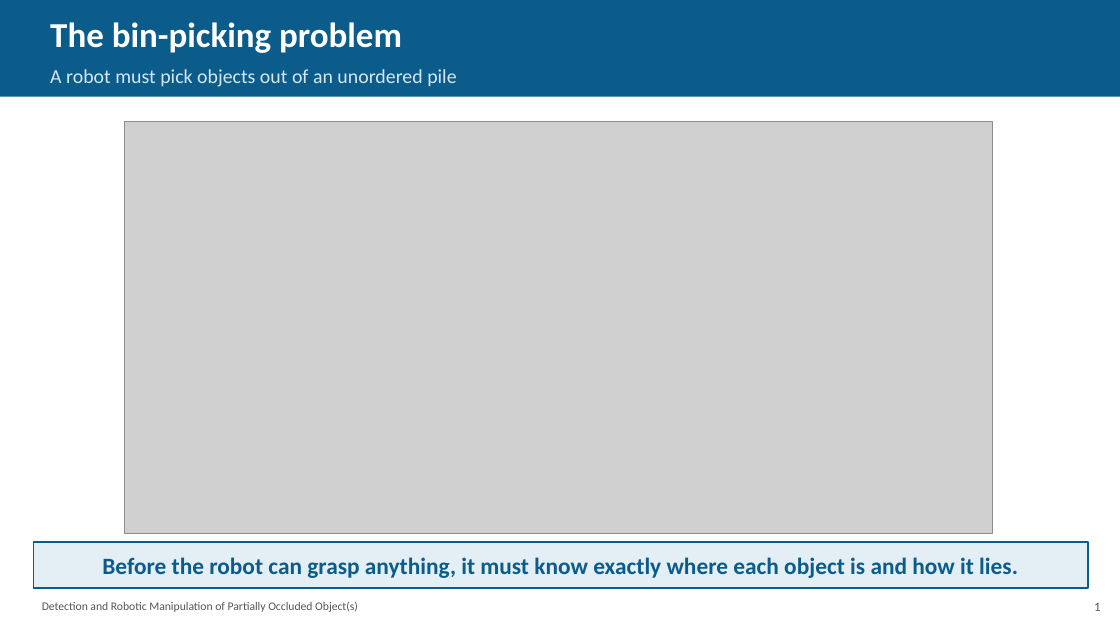
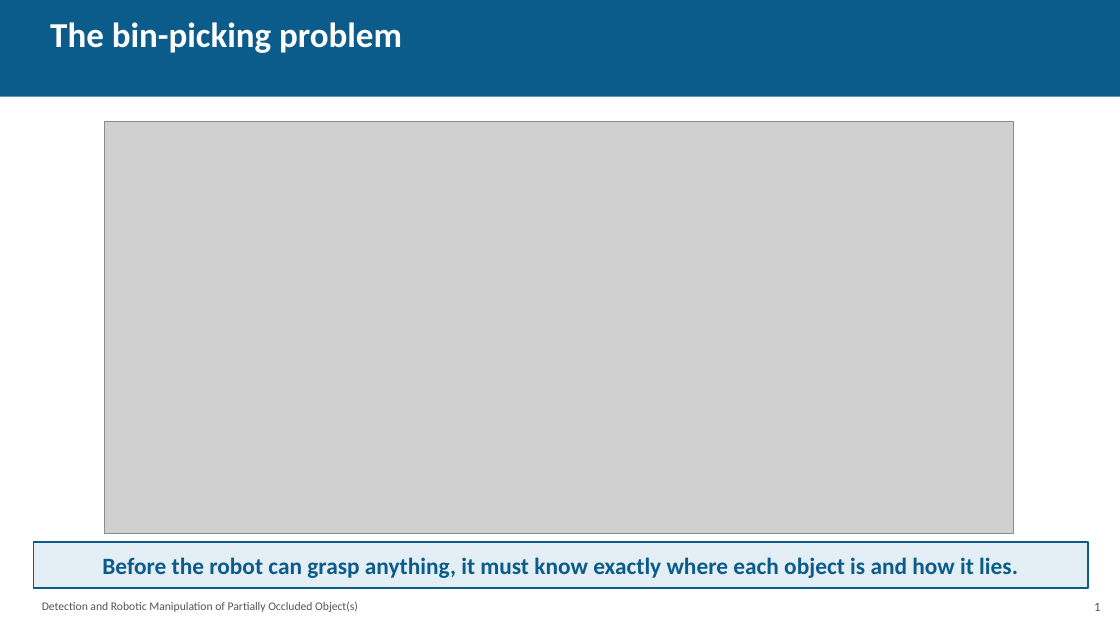
Before and after one commit to coder-1011/barrel-detection, a slide deck: slide 2 of researchwrite/evaluation_presentation.pptx. Drawn at 1120x630 pixels with LibreOffice and Linux fonts; fonts in the diff are those of the drawing; grey boxes stand for pictures. Boxes give left, top, right and bottom in pixels: in the first picture for what was removed or moved away, otherwise in the second. Text is boxed around its words. In the diff, an @@ line names an element or a change of style, - is before the commit and + after.

Commit message:
Eval deck v3: fix slide flow (fitting before pile, test-data slide before methods), de-duplicate intro, lean pipeline chart, merge synth setup into results

```diff
--- a/researchwrite/evaluation_presentation.pptx
+++ b/researchwrite/evaluation_presentation.pptx
@@ text at [50,69,456,87]: paragraph removed @@
-A robot must pick objects out of an unordered pile
@@ picture: place and size @@
-picture at [125,122,993,534]
+picture at [104,122,1013,534]
```
Also in this commit, not shown: 9 other slides changed, 1 slide added, 1 slide removed, 6 other files.
